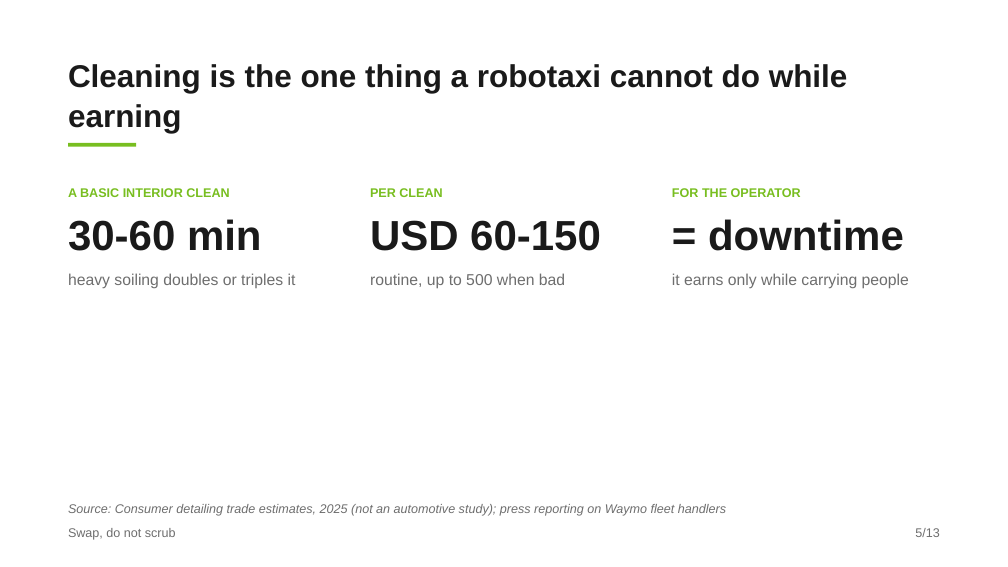
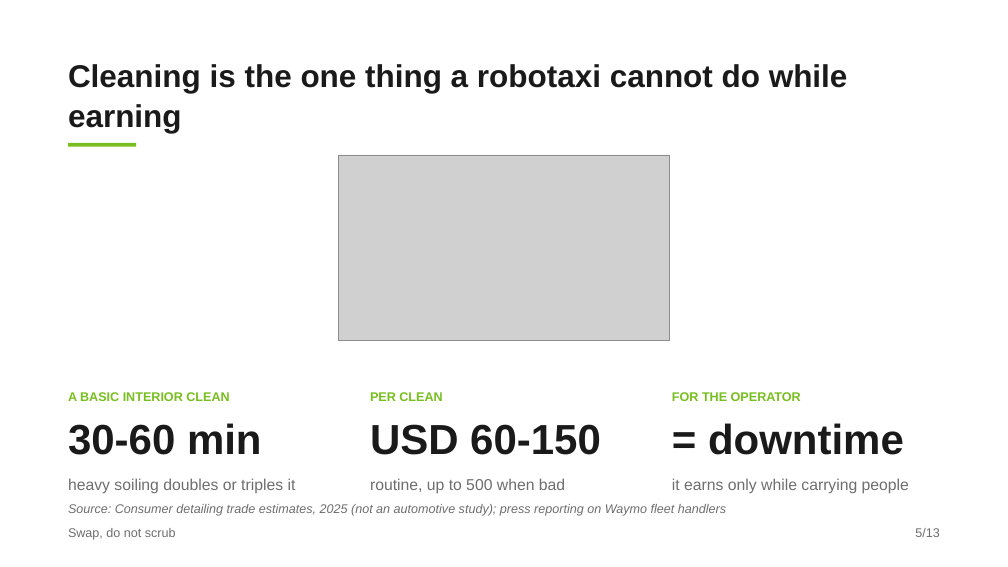
Before and after one commit to Maxlemore97/Autoneum-Challenge-2026, a slide deck: slide 5 of Praesentationen/midterm/Autoneum-Midterm_Team4.pptx. Drawn at 1008x567 pixels with LibreOffice and Linux fonts; fonts in the diff are those of the drawing; grey boxes stand for pictures. Boxes give left, top, right and bottom in pixels: in the first picture for what was removed or moved away, otherwise in the second. Text is boxed around its words. In the diff, an @@ line names an element or a change of style, - is before the commit and + after.

```diff
--- a/Praesentationen/midterm/Autoneum-Midterm_Team4.pptx
+++ b/Praesentationen/midterm/Autoneum-Midterm_Team4.pptx
@@ picture added at (338,155,670,340) @@
@@ text "A BASIC INTERIOR CLEAN": place and size @@
-text "A BASIC INTERIOR CLEAN" at (68,188,296,288)
+text "A BASIC INTERIOR CLEAN" at (68,392,296,493)
@@ text "PER CLEAN": place and size @@
-text "PER CLEAN" at (370,188,601,288)
+text "PER CLEAN" at (370,392,601,493)
@@ text "FOR THE OPERATOR": place and size @@
-text "FOR THE OPERATOR" at (672,188,909,289)
+text "FOR THE OPERATOR" at (672,392,909,494)
```
Also in this commit, not shown: 4 other files.
